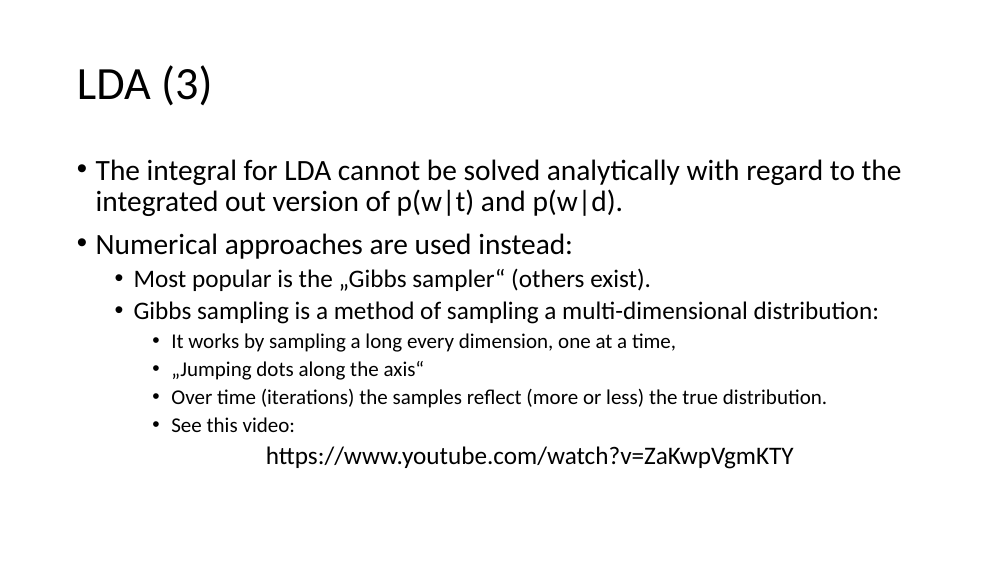
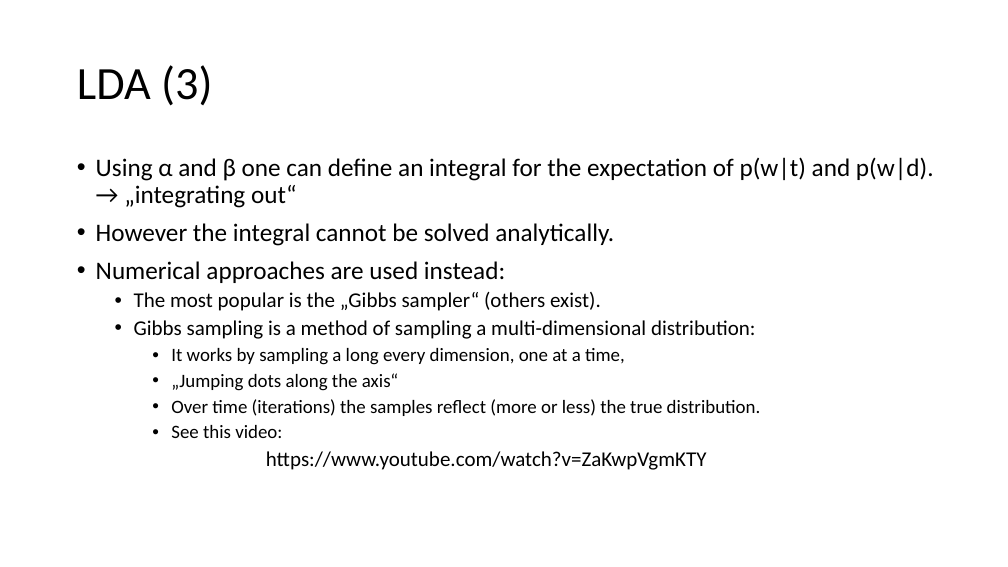
Before and after one commit to pfeiferd/TopicGrouperJ, a slide deck: slide 10 of doc/PTM.pptx. Drawn at 1008x567 pixels with LibreOffice and Linux fonts; fonts in the diff are those of the drawing. Boxes give left, top, right and bottom in pixels: in the first picture for what was removed or moved away, otherwise in the second. Text is boxed around its words. In the diff, an @@ line names an element or a change of style, - is before the commit and + after.

```diff
--- a/doc/PTM.pptx
+++ b/doc/PTM.pptx
@@ text at box(96, 157, 934, 246): text changed; size 28 to 24 pt @@
-• The integral for LDA cannot be solved analytically with regard to the integrated out version of p(w|t) and p(w|d).
+• Using α and β one can define an integral for the expectation of p(w|t) and p(w|d). → „integrating out“
+• However the integral cannot be solved analytically.
@@ text at box(96, 261, 761, 470): size 28 to 24 pt in "Numerical approaches are used instead:"; size 24 to 20 pt in "Gibbs sampling is a method of sampling ...", "https://www.youtube.com/watch?v=ZaKwpVgmKTY"; size 20 to 18 pt in "It works by sampling a long every ...", "„Jumping dots along the axis“", "Over time (iterations) the samples reflect (more ...", "See this video:" @@
@@ text at box(134, 292, 601, 311): text changed; size 24 to 20 pt @@
-  • Most popular is the „Gibbs sampler“ (others exist).
+  • The most popular is the „Gibbs sampler“ (others exist).
```
Also in this commit, not shown: 7 other slides changed, 1 slide removed.
